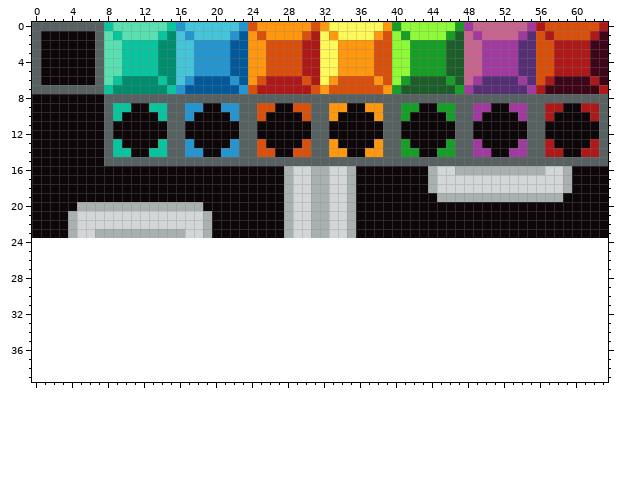
Pixel-art sprite: res/tileset.png. Above: the version before the commit.
The file is 64x24 pixels. The old version is drawn lined up with the new one, on the new canvas.
Now the later version:
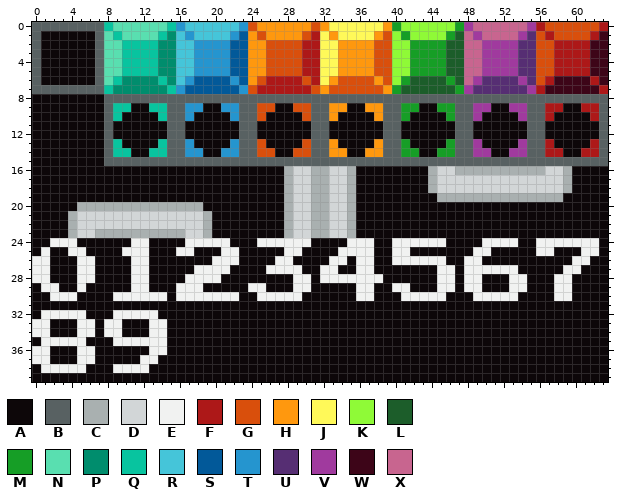
Palette (. is transparent): A #0d0709  B #586162  C #a9b0b0  D #d2d6d7  E #f1f2f1  F #ad1818  G #d94f0c  H #ff980e  J #fff959  K #8ffa37  L #1c5d2a  M #169e26  N #59dfb0  P #008d6d  Q #08c49f  R #45c5d9  S #025999  T #2595cf  U #562e73  V #a03a9e  W #3d0518  X #c8658f
What changed:
canvas 64x24 -> 64x40
y 24: x 0..63 ................................................................ -> AAEEEAAAAAAEEAAAAEEEEEAAAEEEEEEAAAAEEEAAEEEEEEAAAAEEEEAAEEEEEEEA
y 25: x 0..63 ................................................................ -> AEAAEEAAAAEEEAAAEEAAAEEAAAAAEEAAAAEEEEAAEEAAAAAAAEEAAAAAEEAAAEEA
y 26: x 0..63 ................................................................ -> EEAAAEEAAAAEEAAAAAAAEEEAAAAEEAAAAEEAEEAAEEEEEEAAEEAAAAAAAAAAEEAA
y 27: x 0..63 ................................................................ -> EEAAAEEAAAAEEAAAAAEEEEAAAAEEEEAAEEAAEEAAAAAAAEEAEEEEEEAAAAAEEAAA
y 28: x 0..63 ................................................................ -> EEAAAEEAAAAEEAAAAEEEEAAAAAAAAEEAEEEEEEEAAAAAAEEAEEAAAEEAAAEEAAAA
y 29: x 0..63 ................................................................ -> AEEAAEAAAAAEEAAAEEEAAAAAEEAAAEEAAAAAEEAAEEAAAEEAEEAAAEEAAAEEAAAA
y 30: x 0..63 ................................................................ -> AAEEEAAAAEEEEEEAEEEEEEEAAEEEEEAAAAAAEEAAAEEEEEAAAEEEEEAAAAEEAAAA
y 31: x 0..63 ................................................................ -> AAAAAAAAAAAAAAAAAAAAAAAAAAAAAAAAAAAAAAAAAAAAAAAAAAAAAAAAAAAAAAAA
y 32: x 0..63 ................................................................ -> AEEEEEAAAEEEEEAAAAAAAAAAAAAAAAAAAAAAAAAAAAAAAAAAAAAAAAAAAAAAAAAA
y 33..34: x 0..63 ................................................................ -> EEAAAEEAEEAAAEEAAAAAAAAAAAAAAAAAAAAAAAAAAAAAAAAAAAAAAAAAAAAAAAAA
y 35: x 0..63 ................................................................ -> AEEEEEAAAEEEEEEAAAAAAAAAAAAAAAAAAAAAAAAAAAAAAAAAAAAAAAAAAAAAAAAA
y 36: x 0..63 ................................................................ -> EEAAAEEAAAAAAEEAAAAAAAAAAAAAAAAAAAAAAAAAAAAAAAAAAAAAAAAAAAAAAAAA
y 37: x 0..63 ................................................................ -> EEAAAEEAAAAAEEAAAAAAAAAAAAAAAAAAAAAAAAAAAAAAAAAAAAAAAAAAAAAAAAAA
y 38: x 0..63 ................................................................ -> AEEEEEAAAEEEEAAAAAAAAAAAAAAAAAAAAAAAAAAAAAAAAAAAAAAAAAAAAAAAAAAA
y 39: x 0..63 ................................................................ -> AAAAAAAAAAAAAAAAAAAAAAAAAAAAAAAAAAAAAAAAAAAAAAAAAAAAAAAAAAAAAAAA
Where, in picture pixels (left, top, right, bottom), the same in both pictures:
added: (32, 238, 608, 382)
